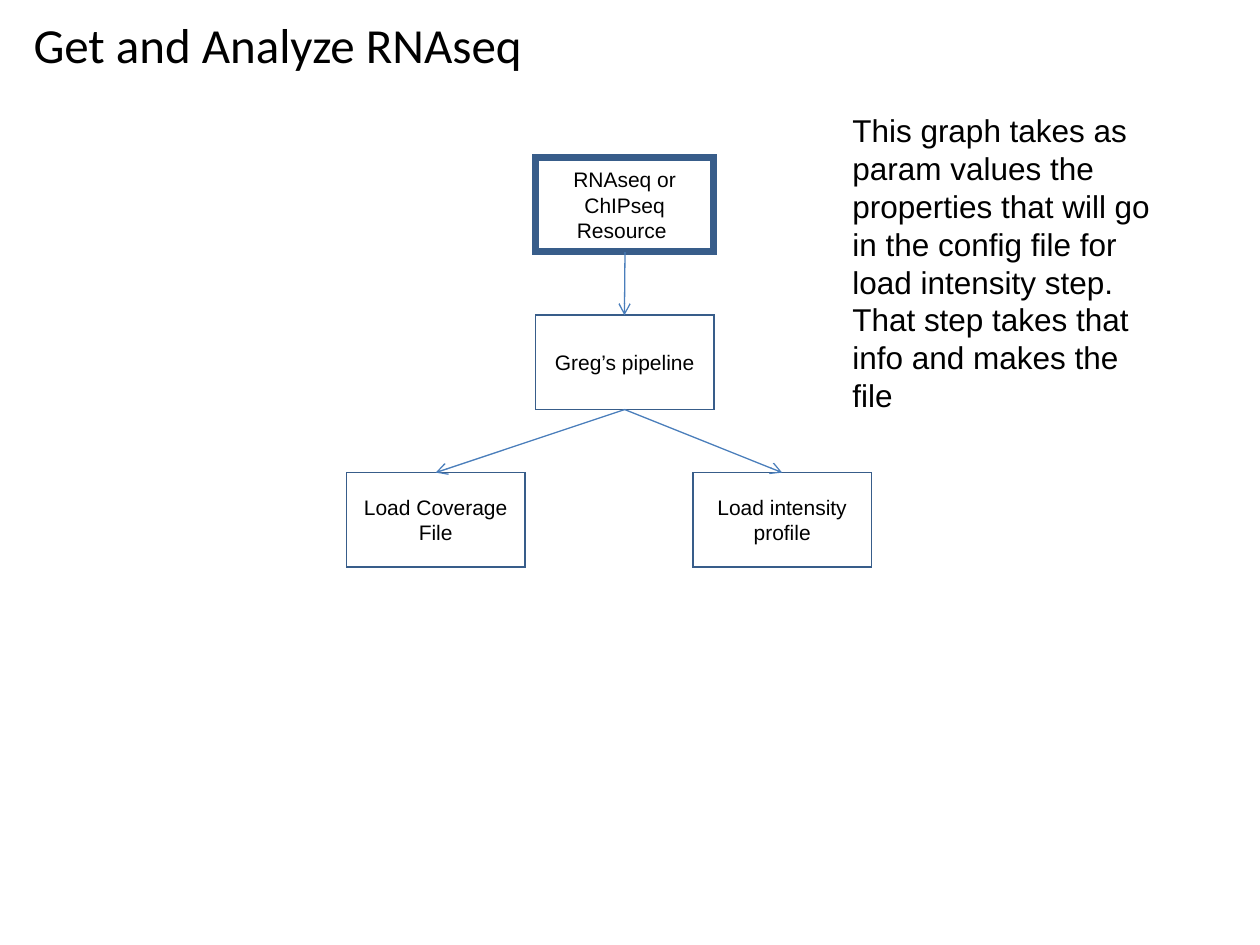
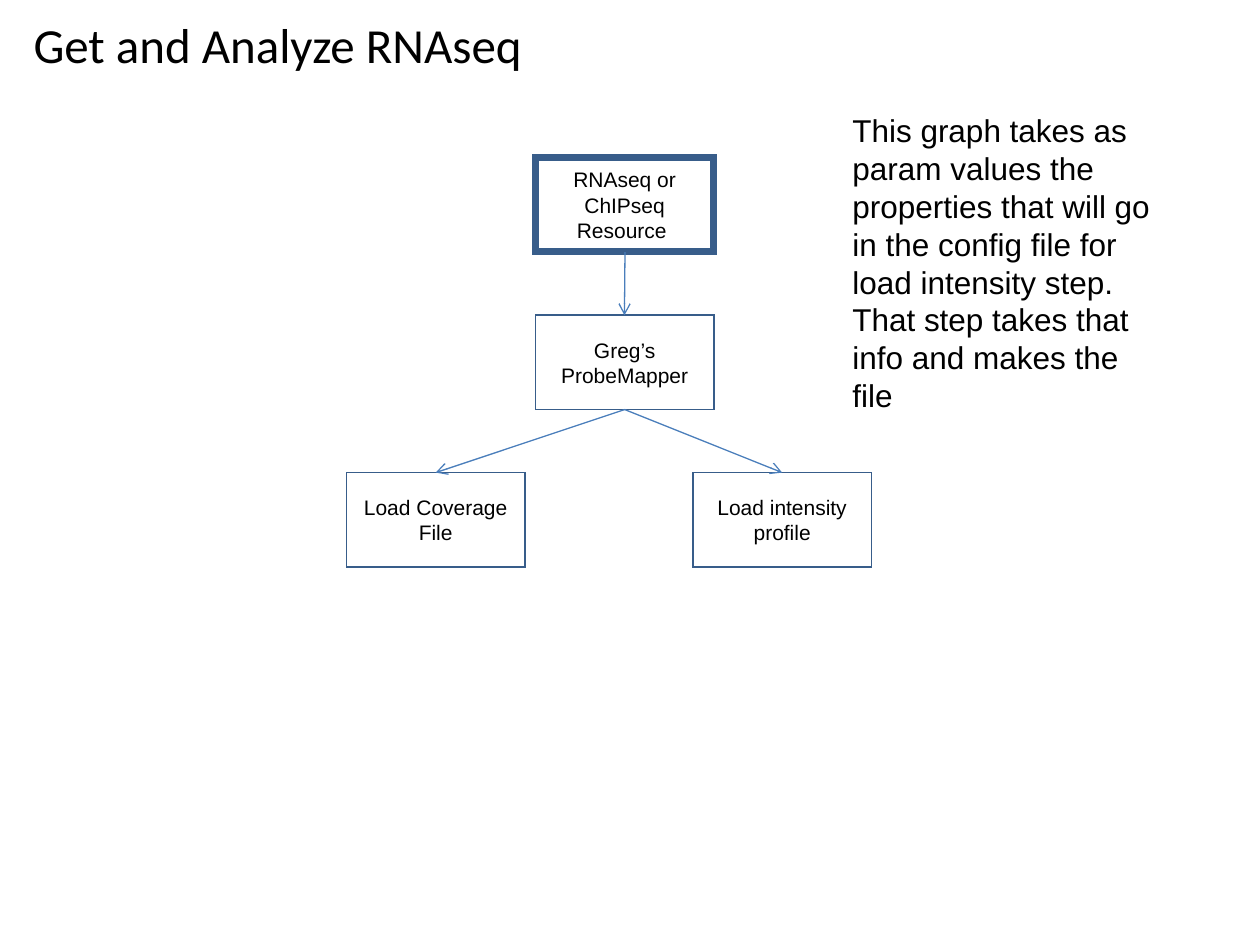
Before and after one commit to VEuPathDB/ApiCommonWorkflow, a slide deck: slide 43 of Main/doc/IntegratedWorkflow.ppt (slide 41 before the commit). Drawn at 1260x945 pixels with LibreOffice and Linux fonts; fonts in the diff are those of the drawing. Boxes give left, top, right and bottom in pixels: in the first picture for what was removed or moved away, otherwise in the second. Text is boxed around its words. In the diff, an @@ line names an element or a change of style, - is before the commit and + after.

```diff
--- a/Main/doc/IntegratedWorkflow.ppt
+++ b/Main/doc/IntegratedWorkflow.ppt
@@ text in rectangle at (561, 343, 688, 387): text changed @@
-Greg’s pipeline
+Greg’s ProbeMapper
```
Also in this commit, not shown: 7 other slides changed, 1 slide removed.
